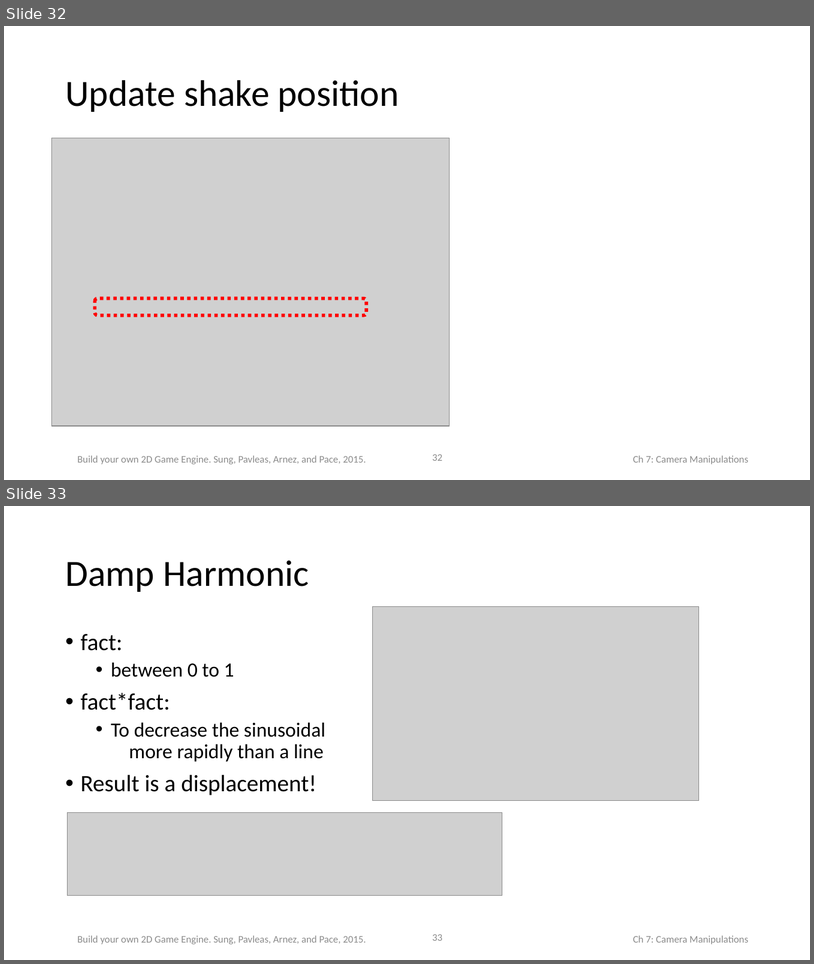
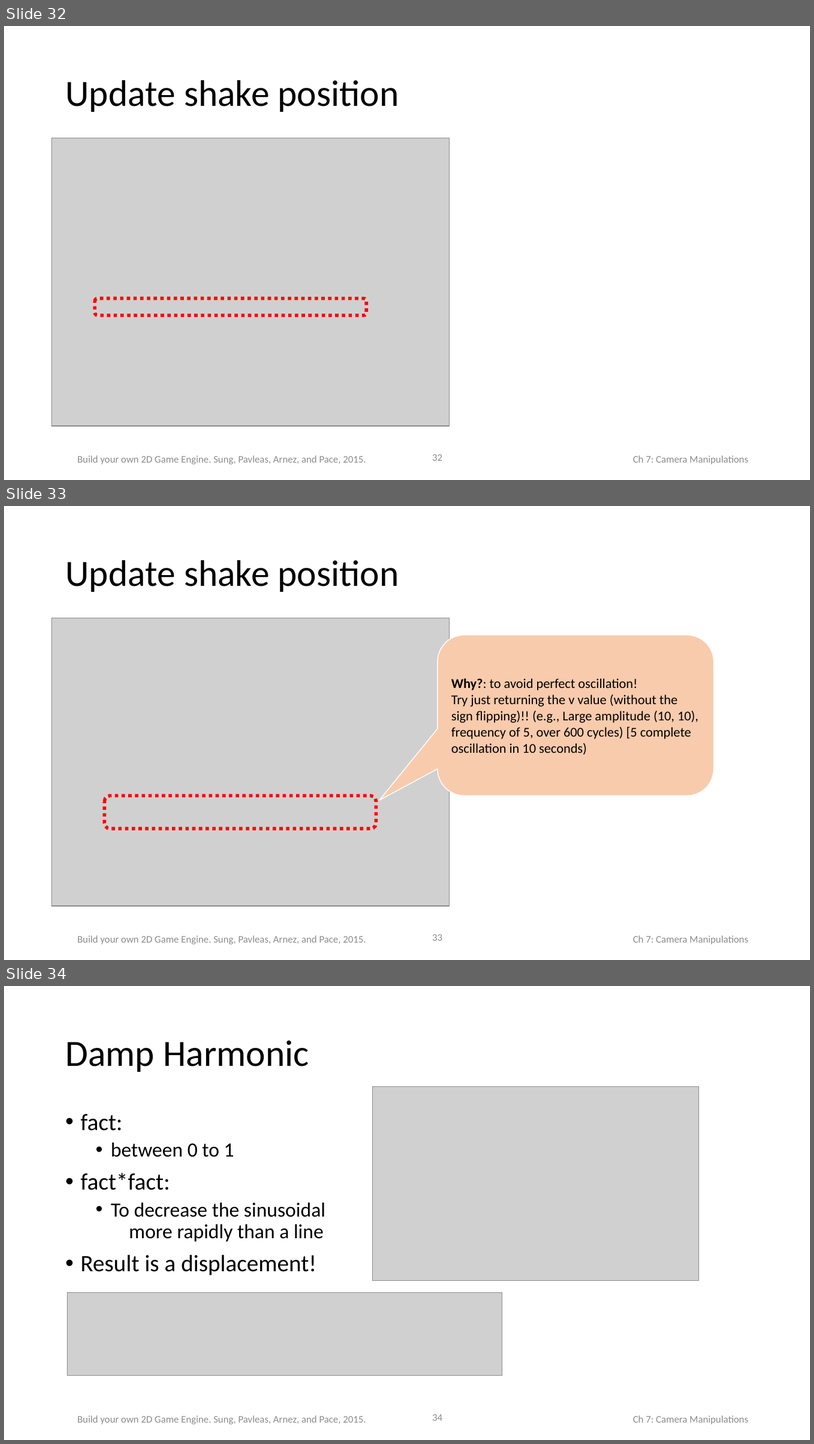
Before and after one commit to HTML5GameEngineGroup/html5engine, a slide deck: BookChapterContent/Slides/Chap7.pptx. Shown one above the other, each under a label of ours: slides 32 and 33 before the commit, slides 32, 33 and 34 after it. The pictures are 814x964 and 814x1444 pixels, drawn with LibreOffice and Linux fonts; fonts in the diff are those of the drawing; grey boxes stand for pictures. Boxes give left, top, right and bottom in pixels: in the first picture for what was removed or moved away, otherwise in the second. Text is boxed around its words. In the diff, an @@ line names an element or a change of style, - is before the commit and + after.

```diff
--- a/BookChapterContent/Slides/Chap7.pptx
+++ b/BookChapterContent/Slides/Chap7.pptx
@@ slide 33 added at box(4, 506, 810, 960), background #FFFFFF; not listed: 3 template elements that a slide beside it also shows @@
@@ title added at box(65, 560, 399, 592), 44 pt, text #000000 @@
+Update shake position
@@ picture added at box(52, 618, 450, 906) @@
@@ rounded speech box added at box(438, 635, 714, 795), fill #F8CBAD, outline #FFFFFF 1 pt, 16 pt, text #000000 @@
+Why?: to avoid perfect oscillation!
+Try just returning the v value (without the sign flipping)!! (e.g., Large amplitude (10, 10), frequency of 5, over 600 cycles) [5 complete oscillation in 10 seconds)
@@ rounded rectangle added at box(104, 796, 376, 828), outline #FF0000 4 pt dashed @@
@@ what was slide 33 is now slide 34 @@
@@ page number at box(432, 1414, 443, 1420): text changed @@
-33
+34
```
Also in this commit, not shown: 1 slide changed, 7 other slides added.
